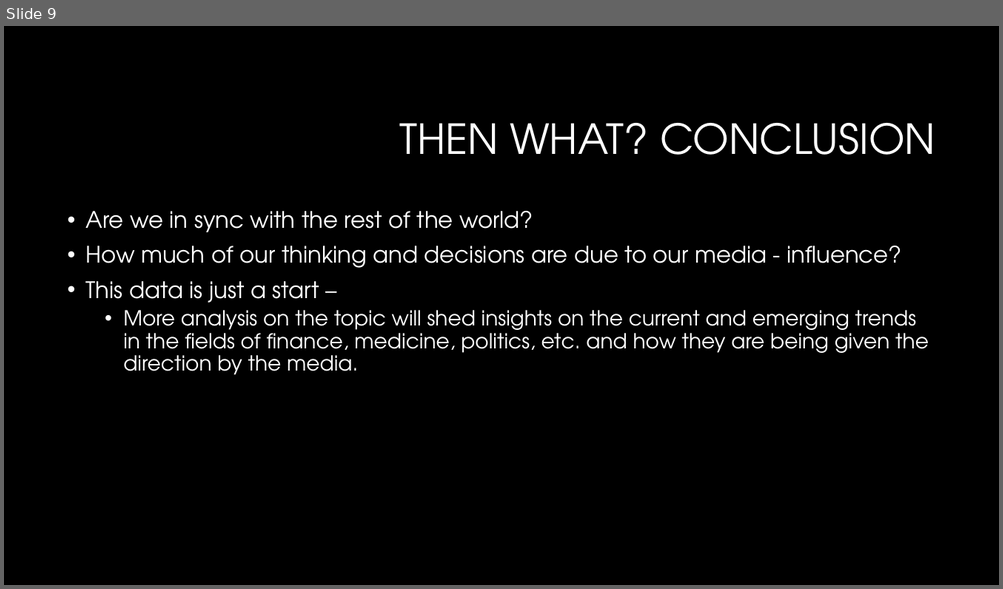
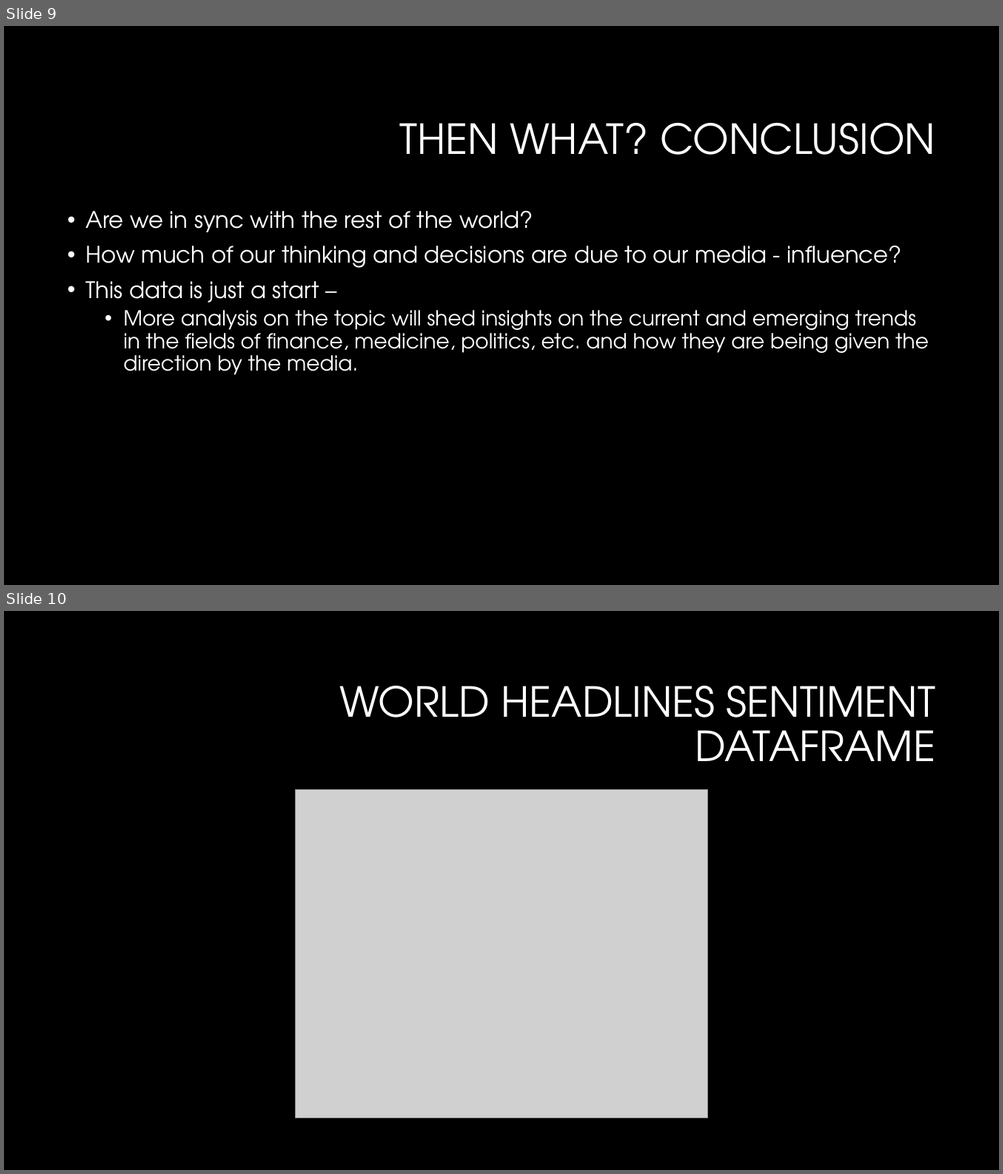
Before and after one commit to bsadagopa/Project1, a slide deck: Project1-Presentation.pptx. Shown one above the other, each under a label of ours: slide 9 before the commit, slides 9 and 10 after it. The pictures are 1003x589 and 1003x1174 pixels, drawn with LibreOffice and Linux fonts; fonts in the diff are those of the drawing; grey boxes stand for pictures; background and template pictures are left out. Boxes give left, top, right and bottom in pixels: in the first picture for what was removed or moved away, otherwise in the second. Text is boxed around its words. In the diff, an @@ line names an element or a change of style, - is before the commit and + after.

```diff
--- a/Project1-Presentation.pptx
+++ b/Project1-Presentation.pptx
@@ slide 10 added at <box>4,611,999,1170</box>, background #000000 @@
@@ title added at <box>339,686,936,761</box>, 40 pt, text #FFFFFF @@
+WORLD HEADLINES SENTIMENT DATAFRAME
@@ picture added at <box>295,790,708,1119</box> @@
```
Also in this commit, not shown: 4 other slides added.
